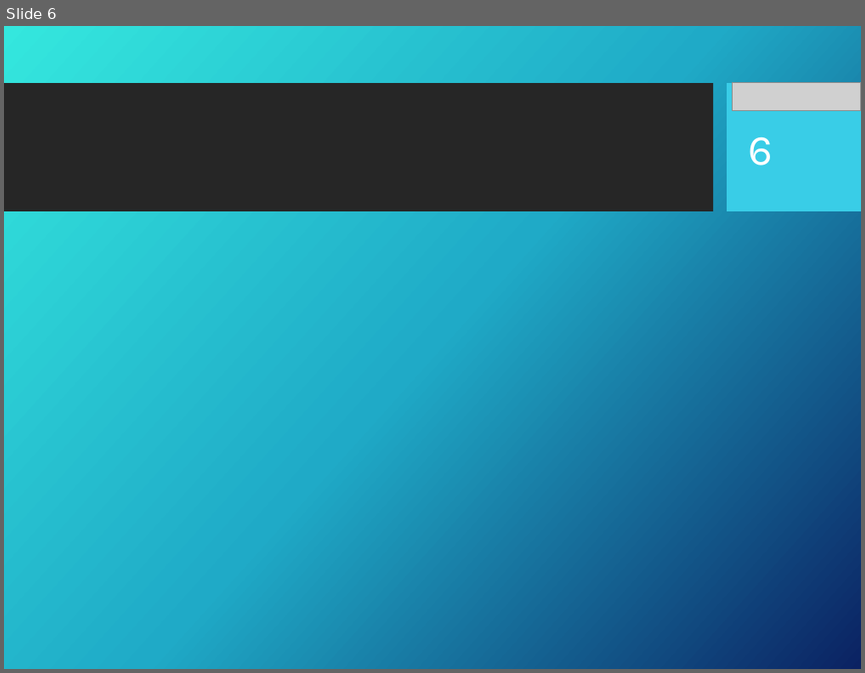
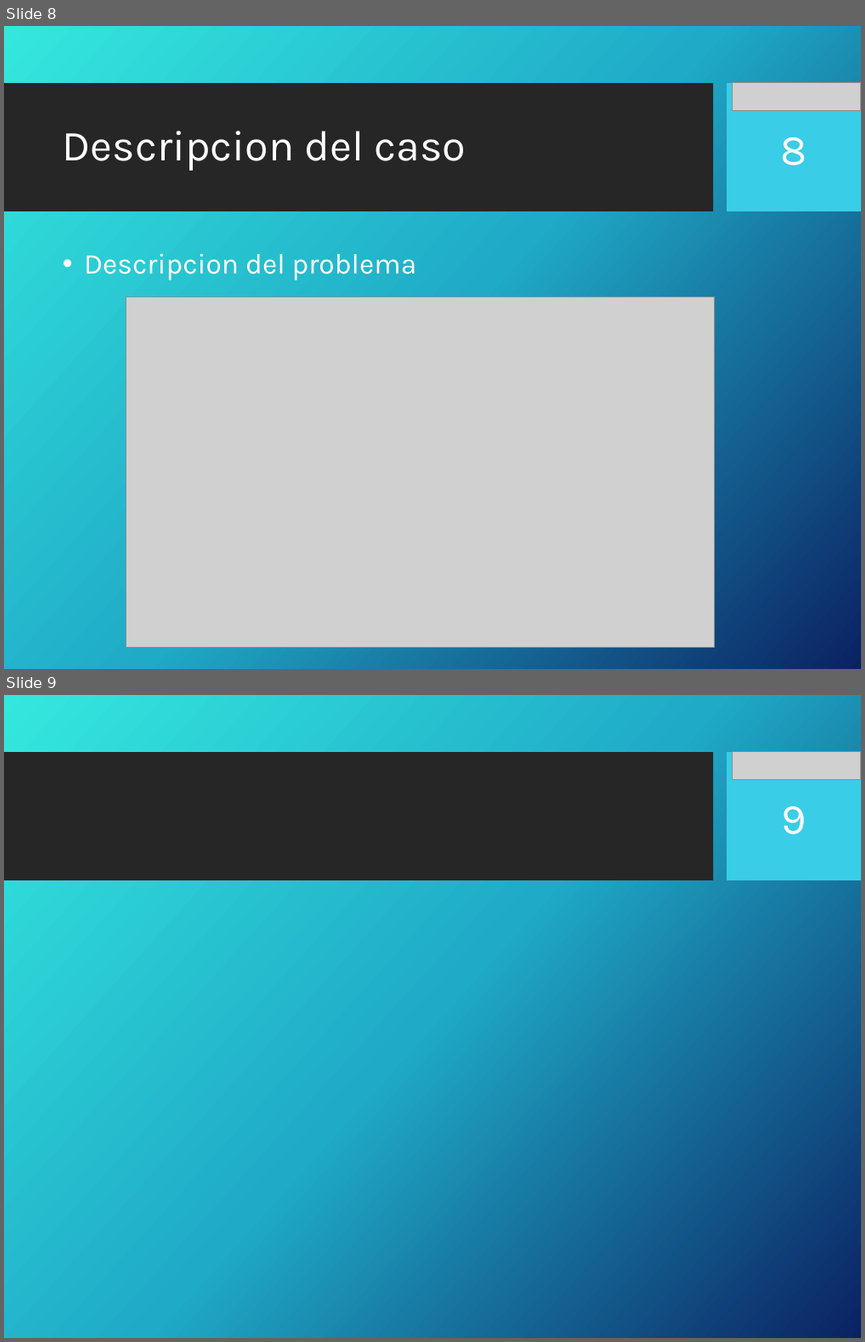
Before and after one commit to portafolio2016/hipocrates, a slide deck: docs/plan-de-proyecto/ppt-iteracion1.pptx. Shown one above the other, each under a label of ours: slide 6 before the commit, slides 8 and 9 after it. The pictures are 865x673 and 865x1342 pixels, drawn with LibreOffice and Linux fonts; fonts in the diff are those of the drawing; grey boxes stand for pictures; background and template pictures are left out. Boxes give left, top, right and bottom in pixels: in the first picture for what was removed or moved away, otherwise in the second. Text is boxed around its words. In the diff, an @@ line names an element or a change of style, - is before the commit and + after.

Commit message:
Actualización descripcion del caso

```diff
--- a/docs/plan-de-proyecto/ppt-iteracion1.pptx
+++ b/docs/plan-de-proyecto/ppt-iteracion1.pptx
@@ slide 8 added at (x1=4, y1=26, x2=861, y2=669), background picture (left out); not listed: 2 template elements that a slide beside it also shows @@
@@ picture added at (x1=732, y1=83, x2=861, y2=112) @@
@@ title added at (x1=63, y1=131, x2=466, y2=170), 36 pt, text #FFFFFF @@
+Descripcion del caso
@@ page number added at (x1=781, y1=137, x2=807, y2=165), 36 pt, text #FFFFFF @@
+8
@@ text added at (x1=84, y1=254, x2=417, y2=280), 24 pt, text #FFFFFF @@
+• Descripcion del problema
@@ picture added at (x1=126, y1=297, x2=715, y2=647) @@
@@ what was slide 6 is now slide 9 @@
@@ page number at (x1=781, y1=806, x2=806, y2=834): text changed @@
-6
+9
```
Also in this commit, not shown: 2 other slides added.
